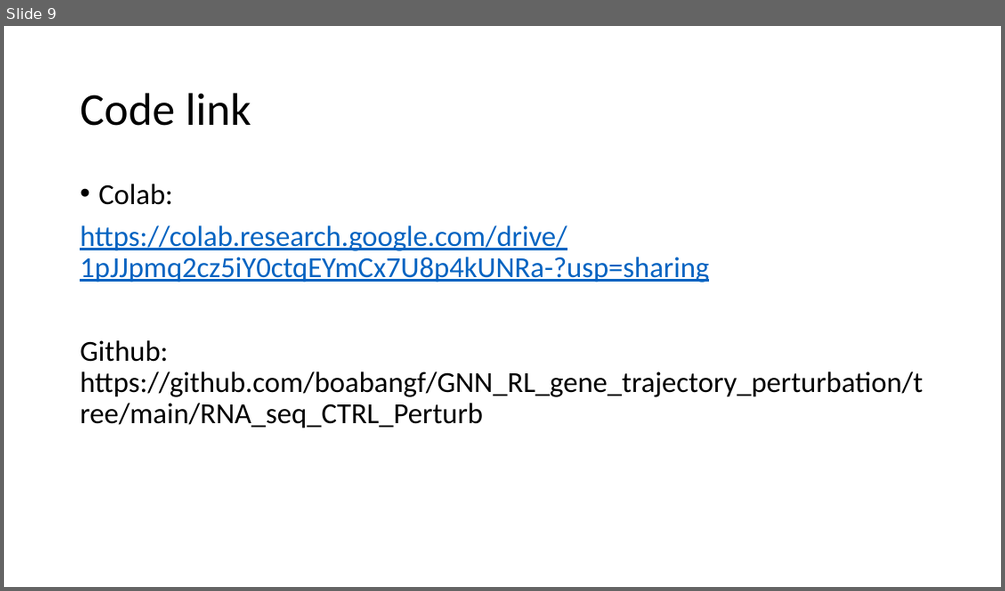
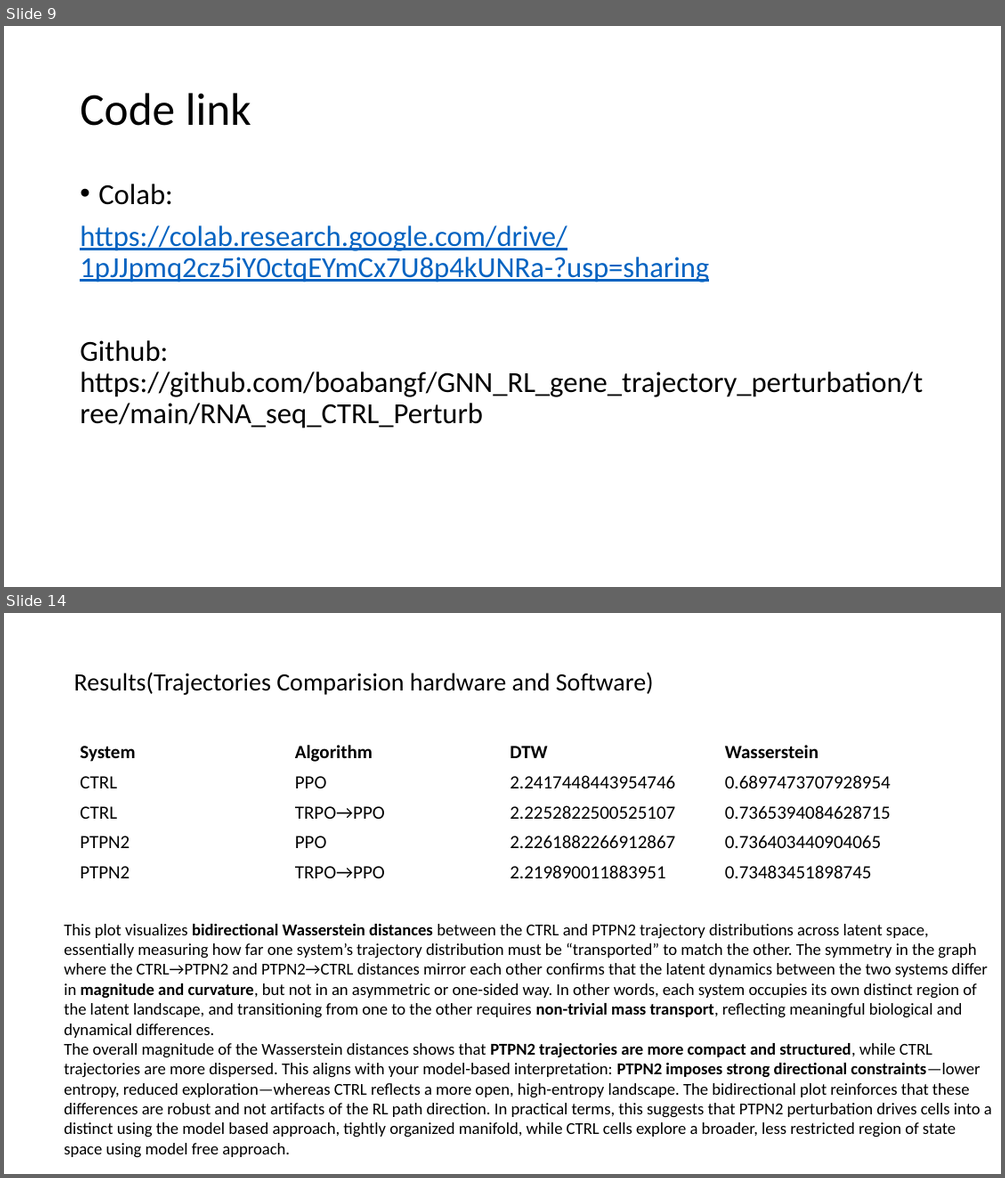
Before and after one commit to boabangf/GNN_RL_gene_trajectory_perturbation, a slide deck: ppt slides for omic codeathon (1).pptx. Shown one above the other, each under a label of ours: slide 9 before the commit, slides 9 and 14 after it; the slides between them are not shown. The pictures are 1005x591 and 1005x1178 pixels, drawn with LibreOffice and Linux fonts; fonts in the diff are those of the drawing. Boxes give left, top, right and bottom in pixels: in the first picture for what was removed or moved away, otherwise in the second. Text is boxed around its words. In the diff, an @@ line names an element or a change of style, - is before the commit and + after.

```diff
--- a/ppt slides for omic codeathon (1).pptx
+++ b/ppt slides for omic codeathon (1).pptx
@@ slide 14 added at (x1=4, y1=613, x2=1001, y2=1174), background #FFFFFF @@
@@ title added at (x1=74, y1=672, x2=654, y2=695), 24 pt, text #000000 @@
+Results(Trajectories Comparision hardware and Software)
@@ table added at (x1=73, y1=737, x2=934, y2=887), 5 rows, 4 columns @@
+System | Algorithm | DTW | Wasserstein
+CTRL | PPO | 2.2417448443954746 | 0.6897473707928954
+CTRL | TRPO→PPO | 2.2252822500525107 | 0.7365394084628715
+PTPN2 | PPO | 2.2261882266912867 | 0.736403440904065
+PTPN2 | TRPO→PPO | 2.219890011883951 | 0.73483451898745
@@ text added at (x1=64, y1=924, x2=992, y2=1158), 16 pt, text #000000 @@
+This plot visualizes bidirectional Wasserstein distances between the CTRL and PTPN2 trajectory distributions across latent space, essentially measuring how far one system’s trajectory distribution must be “transported” to match the other. The symmetry in the graph where the CTRL→PTPN2 and PTPN2→CTRL distances mirror each other confirms that the latent dynamics between the two systems differ in magnitude and curvature, but not in an asymmetric or one-sided way. In other words, each system occupies its own distinct region of the latent landscape, and transitioning from one to the other requires non-trivial mass transport, reflecting meaningful biological and dynamical differences.
+The overall magnitude of the Wasserstein distances shows that PTPN2 trajectories are more compact and structured, while CTRL trajectories are more dispersed. This aligns with your model-based interpretation: PTPN2 imposes strong directional constraints—lower entropy, reduced exploration—whereas CTRL reflects a more open, high-entropy landscape. The bidirectional plot reinforces that these differences are robust and not artifacts of the RL path direction. In practical terms, this suggests that PTPN2 perturbation drives cells into a distinct using the model based approach, tightly organized manifold, while CTRL cells explore a broader, less restricted region of state space using model free approach.
```
Also in this commit, not shown: 4 slides changed, 4 other slides added, 1 slide removed.
